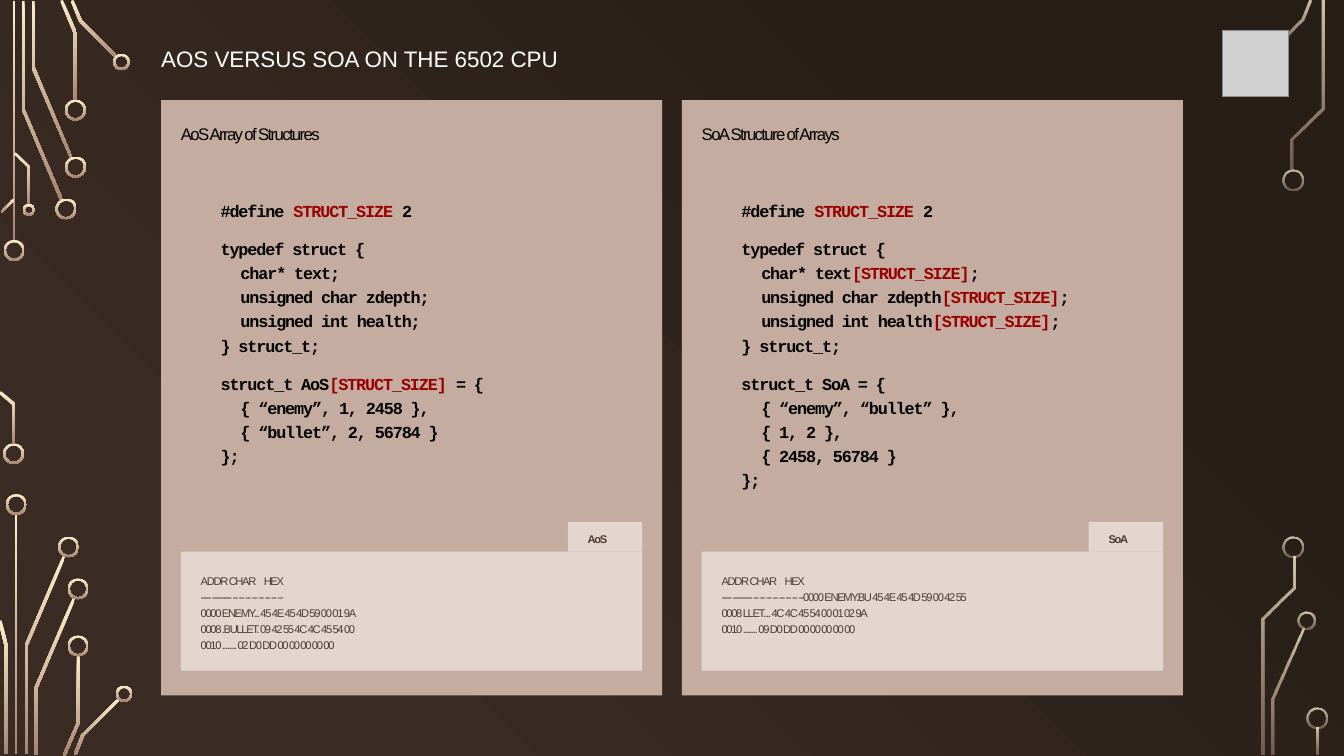
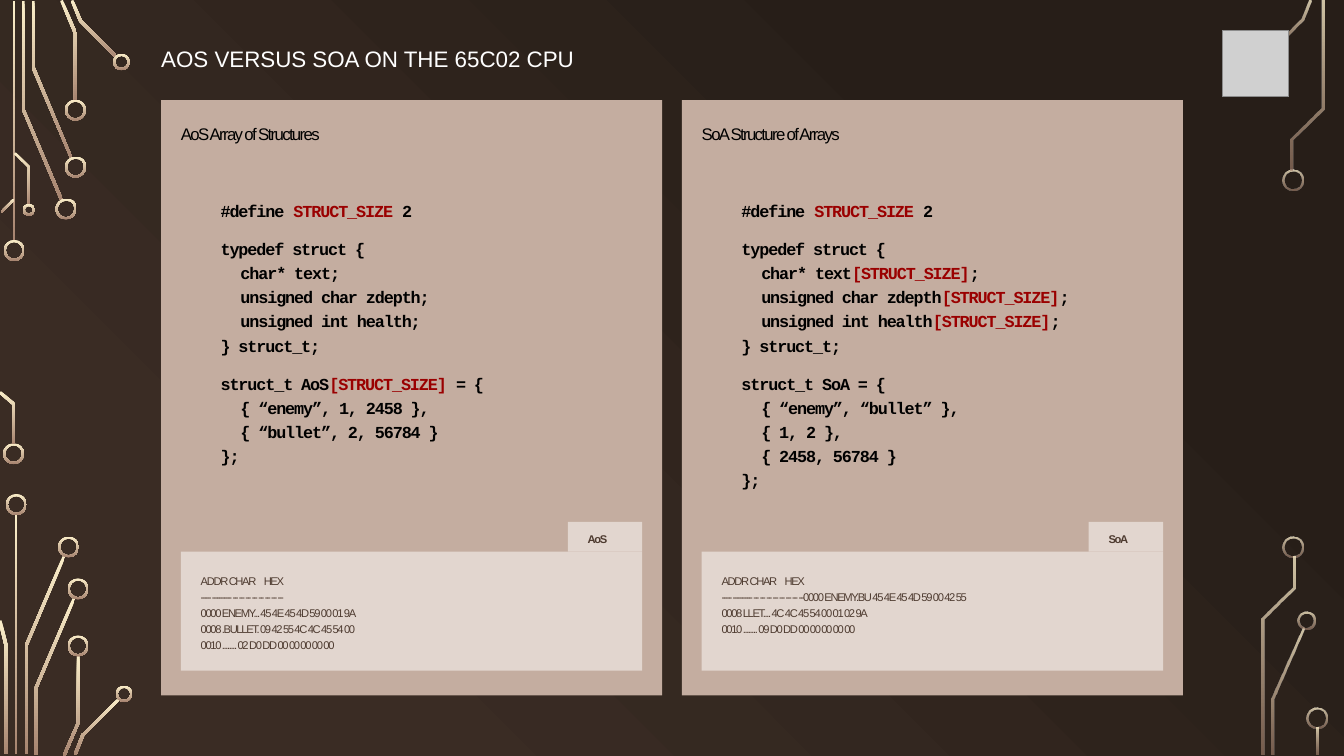
Before and after one commit to FlightControl-User/x16-code, a slide deck: slide 6 of x16-docs/CX16_Equinoxe.pptx. Drawn at 1344x756 pixels with LibreOffice and Linux fonts; fonts in the diff are those of the drawing; grey boxes stand for pictures. Boxes give left, top, right and bottom in pixels: in the first picture for what was removed or moved away, otherwise in the second. Text is boxed around its words. In the diff, an @@ line names an element or a change of style, - is before the commit and + after.

```diff
--- a/x16-docs/CX16_Equinoxe.pptx
+++ b/x16-docs/CX16_Equinoxe.pptx
@@ title at [161, 51, 574, 68]: text changed @@
-AOS VERSUS SOA ON THE 6502 CPU
+AOS VERSUS SOA ON THE 65C02 CPU
```
Also in this commit, not shown: 1 other slide changed, 1 slide removed, 21 other files.
